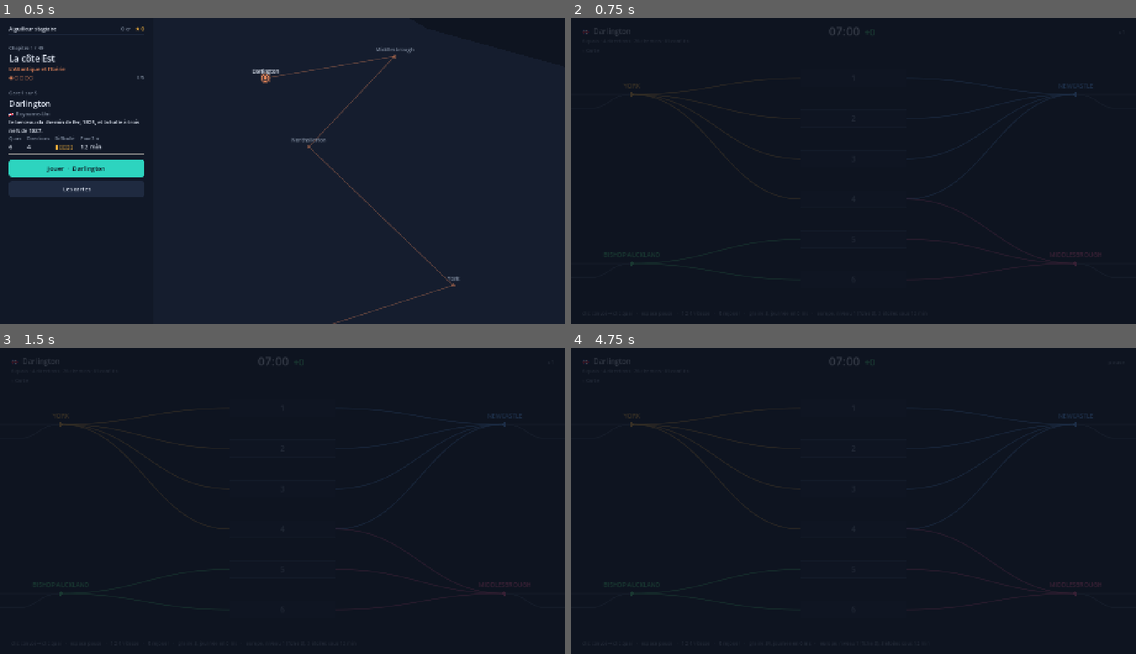
Above: before the commit, frames 1-4 (two rows, left to right).
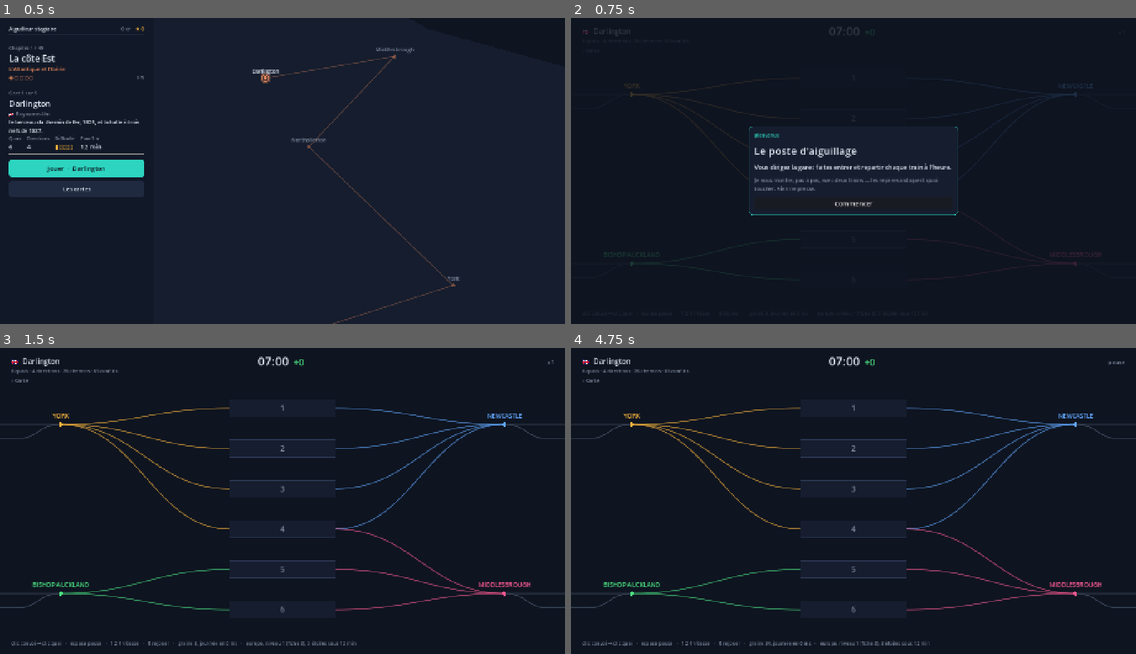
Above: after the commit, the same moments.

Repository: VincentDebaty/station
Game: Godot game, scene res://jeu/app.tscn
Same seed, same stepped clock (60 frames per second), same inputs: the game is played once before the commit and once after it.
Inputs (mouse positions are in pixels of both pictures, inside the frame that each line leads up to):
- Up to frame 1 (0.5 s): no input
- Up to frame 2 (0.75 s): click "Jouer · Darlington" at 0.5 s
- Up to frame 3 (1.5 s): click (282, 534) at 1.25 s, where only the run after the commit has a clickable "Commencer"
- Up to frame 4 (4.75 s): tap Enter at 2, 3.5 s; move the mouse to (977, 485) at 2.02 s; tap 1 at 2.1 s; click (977, 485) at 2.17 s; tap Space at 2.27, 2.75, 3.02, 4.25, 4.52 s; move the mouse to (740, 516) at 2.77 s; tap 2 at 2.85 s; click (740, 516) at 2.92 s; move the mouse to (910, 433) at 3.52 s; tap 4 at 3.6 s; click (910, 433) at 3.67 s; move the mouse to (825, 562) at 4.27 s; tap R at 4.35 s; click (825, 562) at 4.42 s

Frame 1 is identical in both runs. In frame 2, 1.5% of the frame differs, in the area x 31-69%, y 35-65%; in frame 3, 3.6%; in frame 4, 3.7%, in the area x 0-100%, y 2-98%.

Commit message:
La carte d'accueil du premier service s'affiche vraiment, quand on arrive par le ruban
Vincent lance le jeu, clique « Jouer · Darlington », et rien : un voile
sombre sur la gare, le service gelé, aucun bouton. La carte d'accueil du
tutoriel était centrée dans un CenterContainer aux ancres pleines, sous un
Node2D qui n'a aucune taille à lui donner : sa taille retombait à zéro et
la carte se centrait sur l'origine, hors écran. Mes captures ne l'avaient
pas vu parce que le lancement direct construisait et montrait la carte dans
la même image, avant que la mise en page ne retombe.

Tailles explicites, plus d'ancres ni de taille différée. Vérifié par le
chemin du joueur avec le pilote : un clic sur « Jouer », la carte d'accueil
au centre, un clic sur « Commencer », le premier repère sur le train de
York. Treizième piège consigné.

Co-Authored-By: Claude Fable 5.1 <noreply@anthropic.com>

Diff:
--- a/jeu/vue_jeu.gd
+++ b/jeu/vue_jeu.gd
@@ -549,14 +549,19 @@
 
 	# L'accueil : un voile sur toute la scène, et la carte au centre. Le voile
 	# est un enfant direct — dans un CenterContainer il serait réduit à rien.
+	# TAILLES EXPLICITES, PAS D'ANCRES : sous un Node2D, un Control aux ancres
+	# pleines n'a aucun parent à remplir, et sa taille retombe à zéro — la
+	# carte se centrait alors sur l'origine, hors écran, et le service restait
+	# gelé derrière un voile sans bouton. Vu par Vincent au premier lancement,
+	# le 3 septembre 2026 ; le lancement direct (STATION_JOUER) le masquait.
 	accueil = Control.new()
-	accueil.set_anchors_preset(Control.PRESET_FULL_RECT)
+	accueil.size = Vector2(1400, 760)
 	var voile := ColorRect.new()
 	voile.color = VOILE
-	voile.set_anchors_preset(Control.PRESET_FULL_RECT)
+	voile.size = Vector2(1400, 760)
 	accueil.add_child(voile)
 	var centre := CenterContainer.new()
-	centre.set_anchors_preset(Control.PRESET_FULL_RECT)
+	centre.size = Vector2(1400, 760)
 	accueil.add_child(centre)
 	var carte := PanelContainer.new()
 	carte.add_theme_stylebox_override("panel", st.duplicate())
@@ -580,10 +585,6 @@
 	centre.add_child(carte)
 	accueil.visible = false
 	add_child(accueil)
-	# Les ancres pleines ne prennent leur taille qu'une fois dans l'arbre.
-	accueil.set_deferred("size", Vector2(1400, 760))
-	voile.set_deferred("size", Vector2(1400, 760))
-	centre.set_deferred("size", Vector2(1400, 760))
 
 
 func _tuto_demarrer() -> void:
Not shown, changed: PORTAGE-GODOT.md
